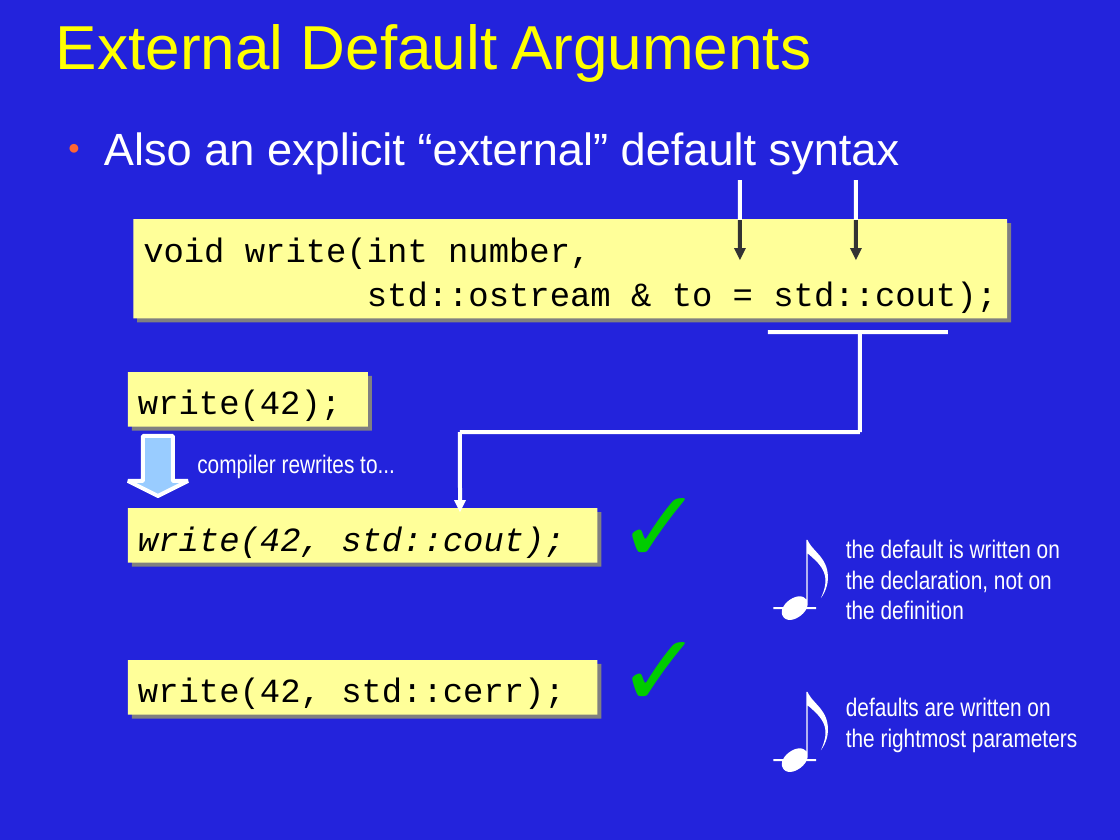
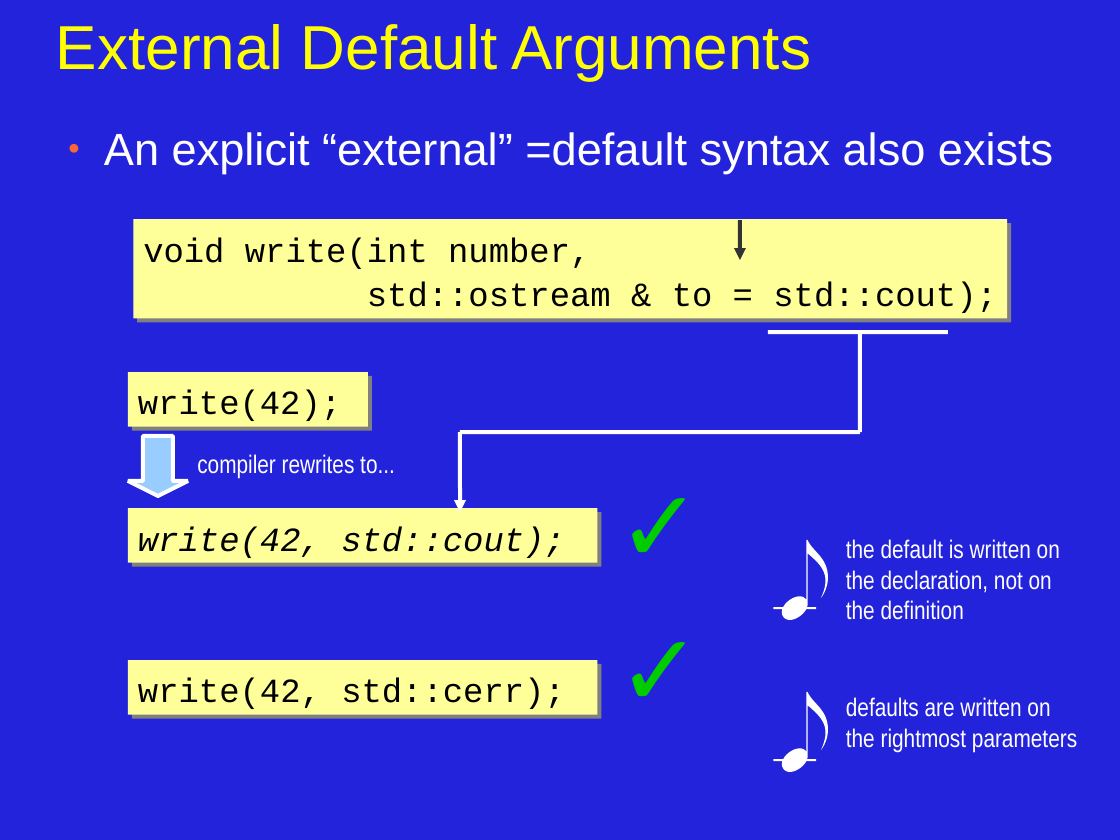
Before and after one commit to JonJagger/two-day-courses, a slide deck: slide 11 of cppf/03_Functions_Operators_and_Data_Structures.odp. Drawn at 1120x840 pixels with LibreOffice and Linux fonts; fonts in the diff are those of the drawing. Boxes give left, top, right and bottom in pixels: in the first picture for what was removed or moved away, otherwise in the second. Text is boxed around its words. In the diff, an @@ line names an element or a change of style, - is before the commit and + after.

```diff
--- a/cppf/03_Functions_Operators_and_Data_Structures.odp
+++ b/cppf/03_Functions_Operators_and_Data_Structures.odp
@@ text at (104,132,1053,173): text changed @@
-● Also an explicit “external” default syntax
+● An explicit “external” =default syntax also exists
@@ line removed from (740, 180) to (740, 221) @@
@@ line removed from (857, 180) to (857, 221) @@
@@ arrow removed from (857, 221) to (857, 260) @@
```
Also in this commit, not shown: 17 other slides changed.
